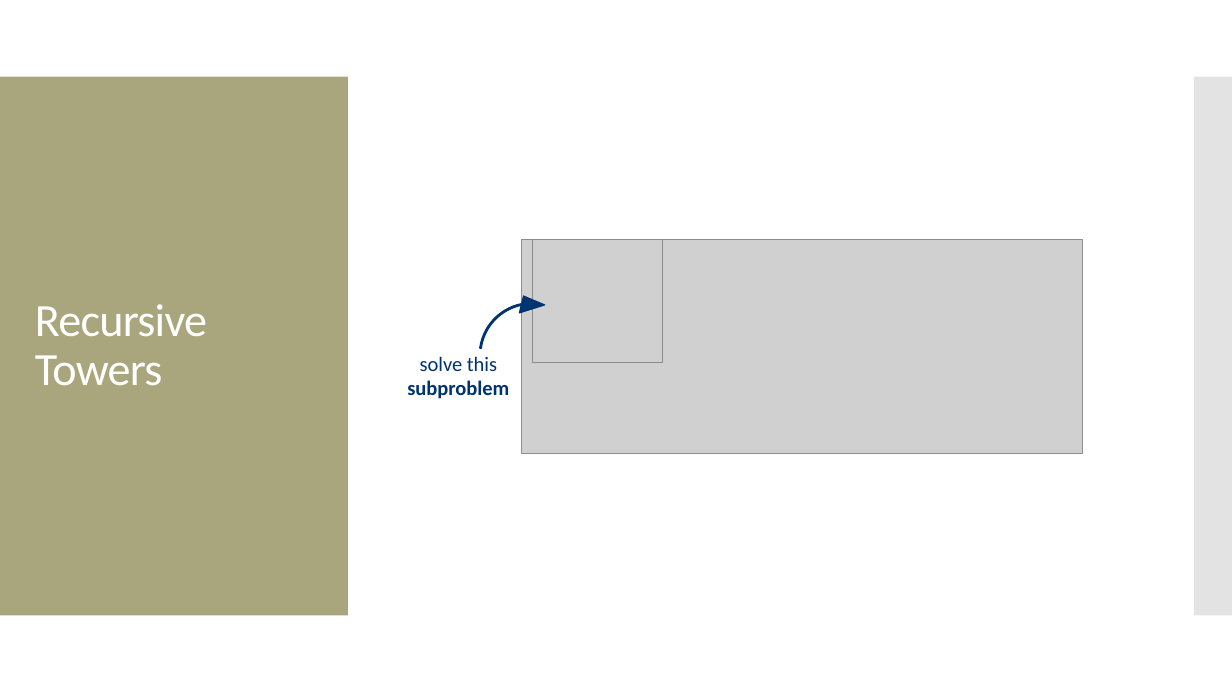
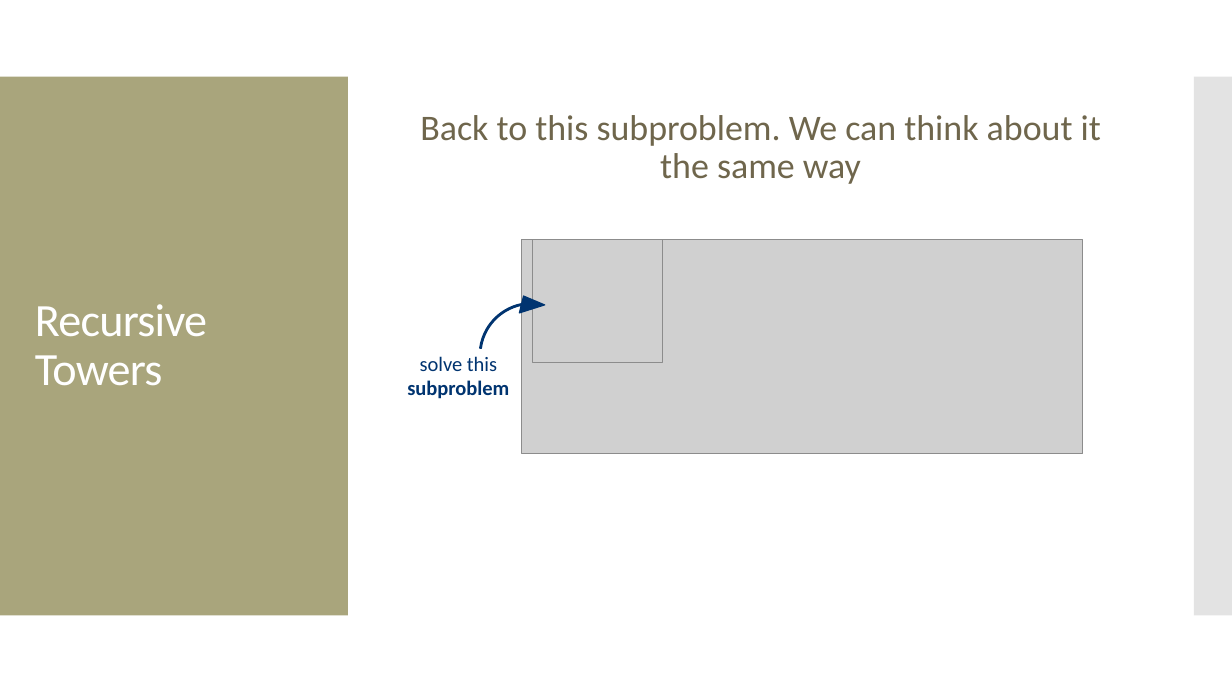
Before and after one commit to amosca01/CAIS117-S24, a slide deck: slide 11 of slides/19-recursion-pt1.pptx (slide 12 before the commit). Drawn at 1232x693 pixels with LibreOffice and Linux fonts; fonts in the diff are those of the drawing; grey boxes stand for pictures. Boxes give left, top, right and bottom in pixels: in the first picture for what was removed or moved away, otherwise in the second. Text is boxed around its words. In the diff, an @@ line names an element or a change of style, - is before the commit and + after.

```diff
--- a/slides/19-recursion-pt1.pptx
+++ b/slides/19-recursion-pt1.pptx
@@ text added at bbox=[420, 115, 1101, 184], 28 pt, text #6F664C @@
+Back to this subproblem. We can think about it the same way
```
Also in this commit, not shown: 7 other slides changed, 1 slide removed, 5 other files.
